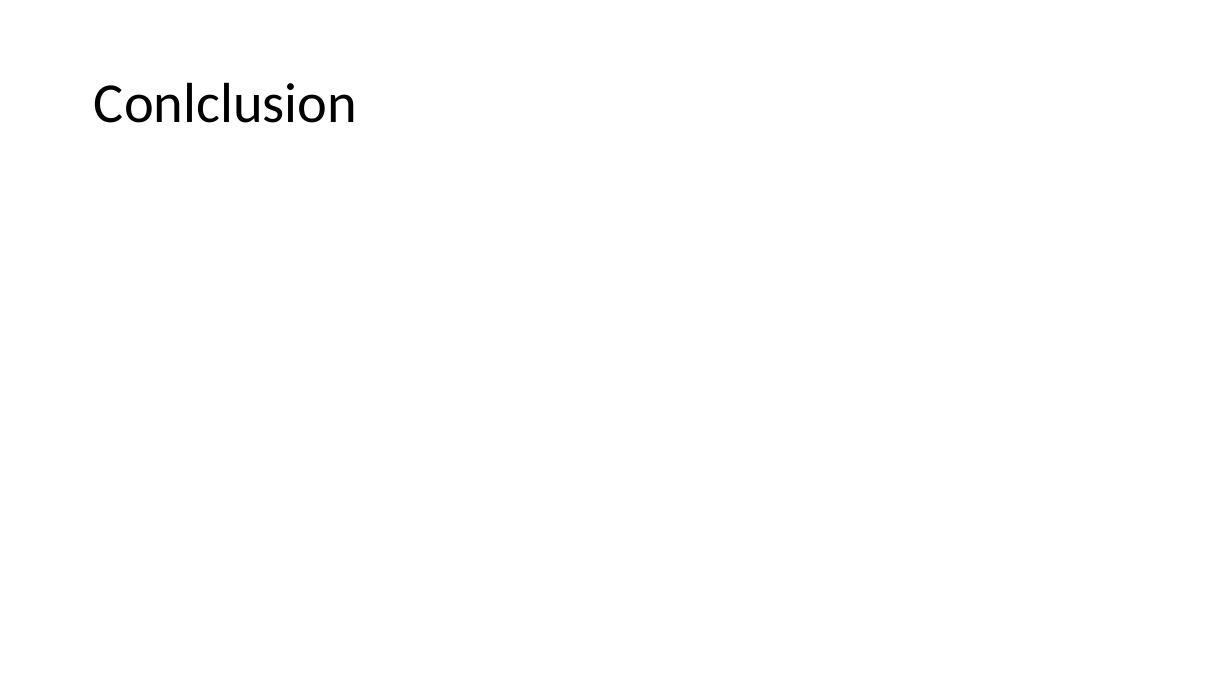
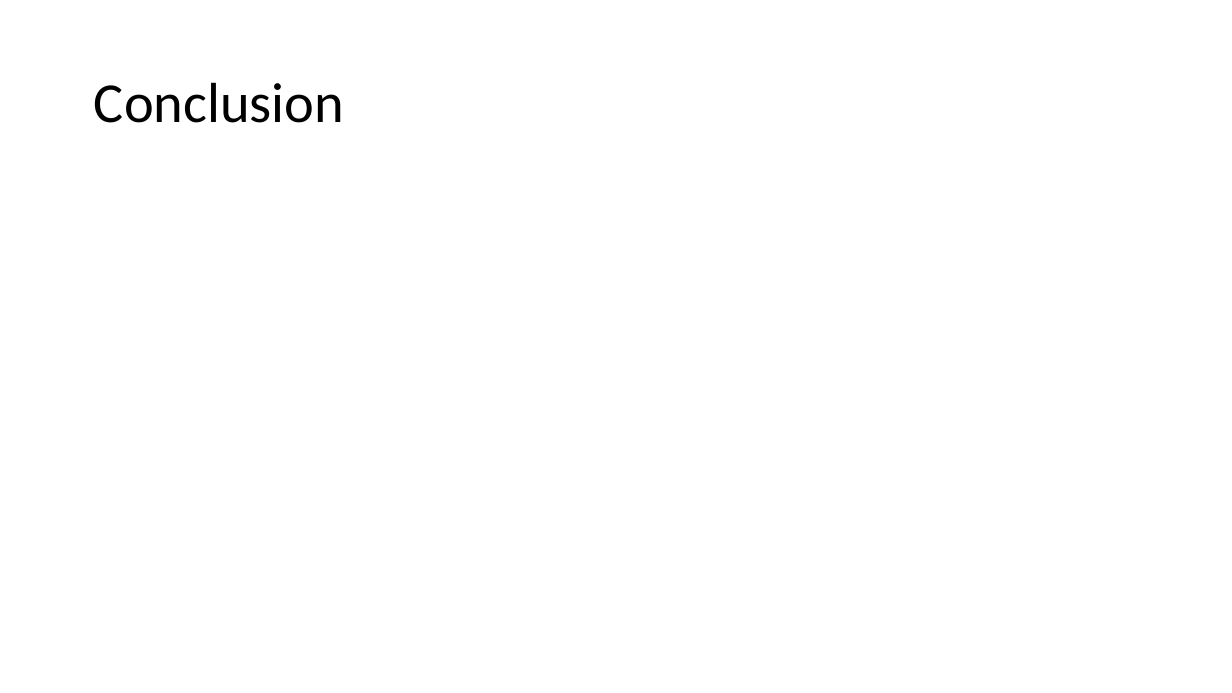
Before and after one commit to own-me/nude-pitch, a slide deck: slide 11 of own-me-pitch.pptx. Drawn at 1232x693 pixels with LibreOffice and Linux fonts; fonts in the diff are those of the drawing. Boxes give left, top, right and bottom in pixels: in the first picture for what was removed or moved away, otherwise in the second. Text is boxed around its words. In the diff, an @@ line names an element or a change of style, - is before the commit and + after.

```diff
--- a/own-me-pitch.pptx
+++ b/own-me-pitch.pptx
@@ title at box(94, 82, 344, 123): text changed @@
-Conlclusion
+Conclusion
```
Also in this commit, not shown: 3 other slides changed, 1 slide added, 1 slide removed.
